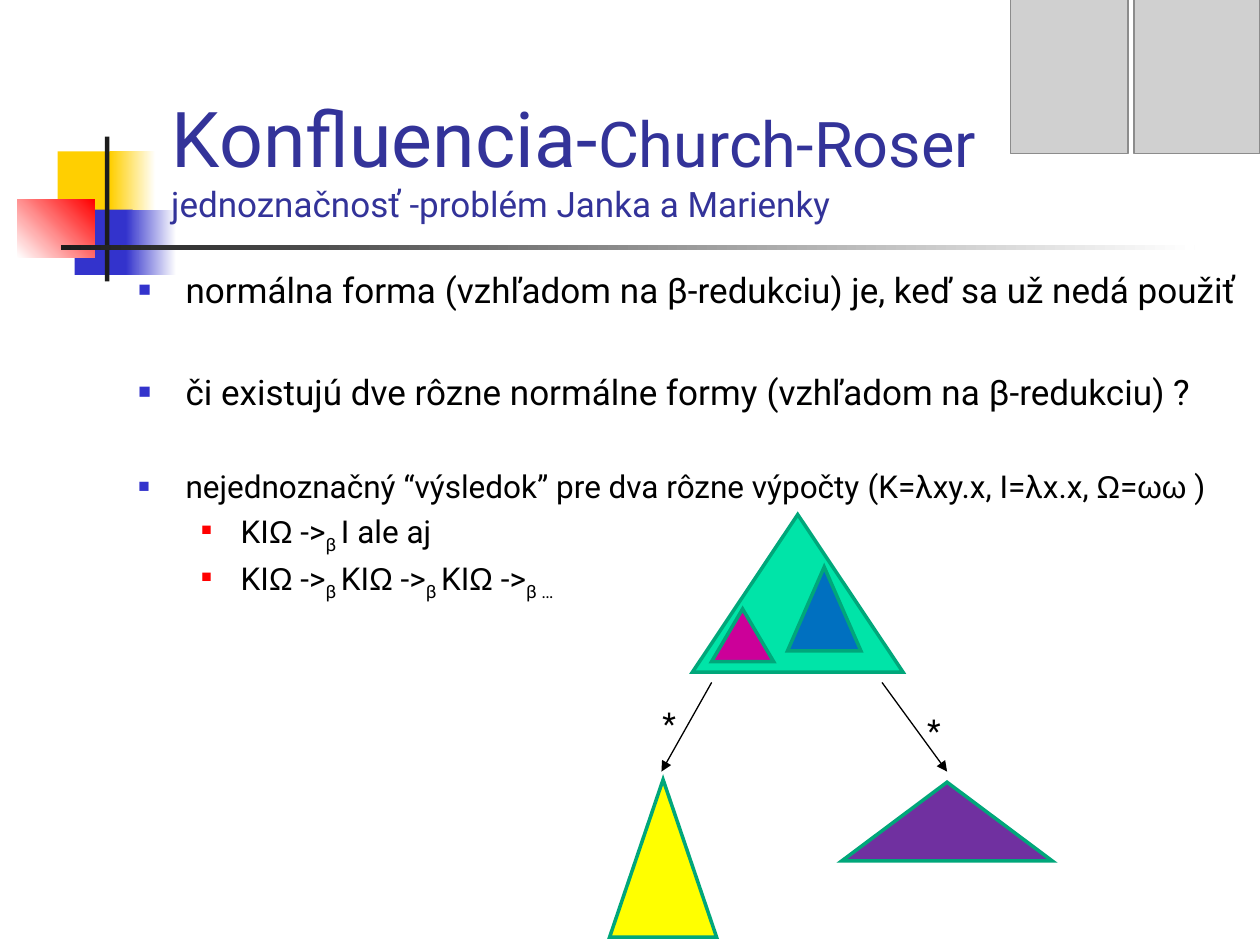
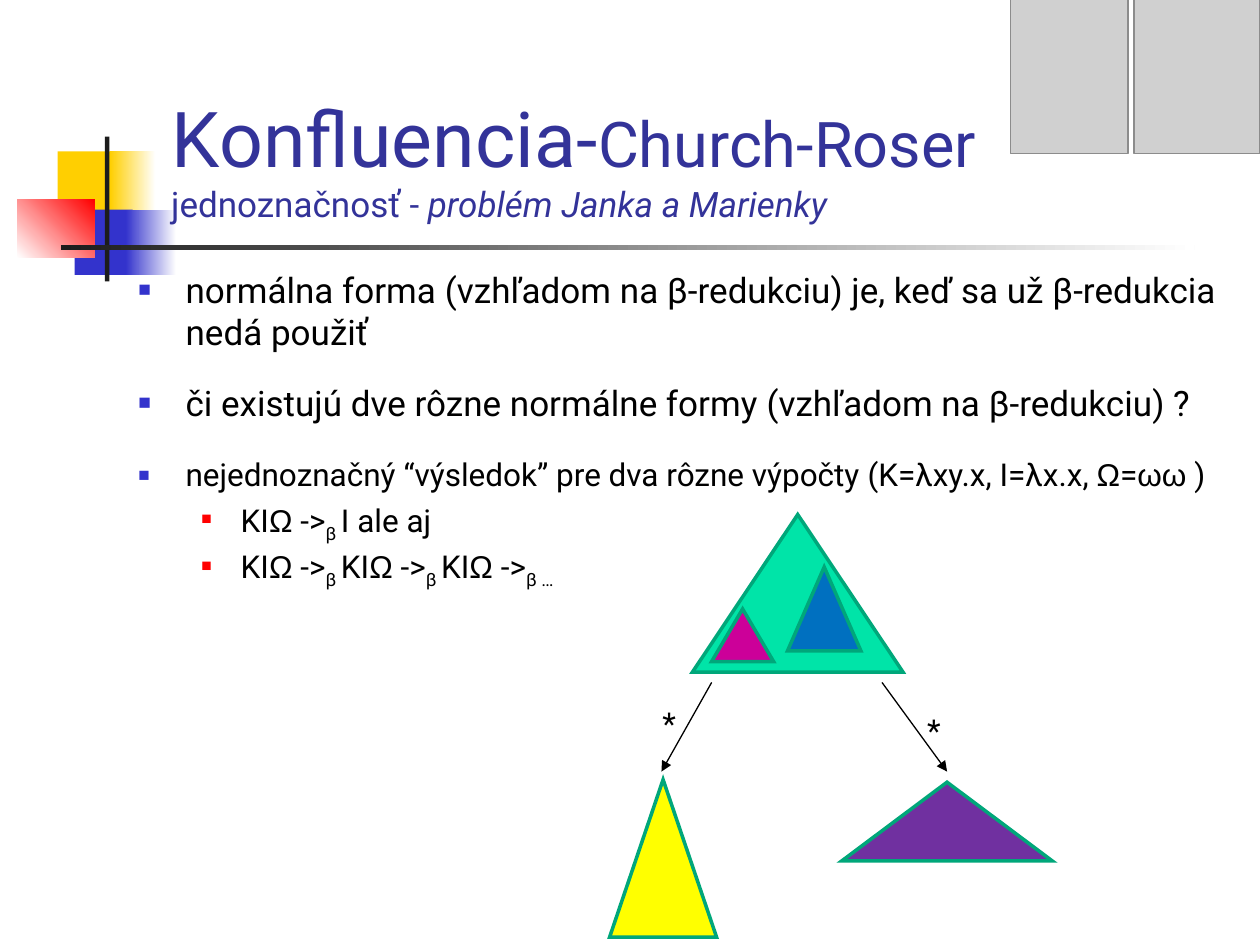
Before and after one commit to Funkcionalne/Prednasky, a slide deck: slide 4 of 06/06_fpro.ppt. Drawn at 1260x945 pixels with LibreOffice and Linux fonts; fonts in the diff are those of the drawing; grey boxes stand for pictures. Boxes give left, top, right and bottom in pixels: in the first picture for what was removed or moved away, otherwise in the second. Text is boxed around its words. In the diff, an @@ line names an element or a change of style, - is before the commit and + after.

```diff
--- a/06/06_fpro.ppt
+++ b/06/06_fpro.ppt
@@ title at <box>171,108,976,225</box>: spaces changed @@
-Konfluencia-Church-Roser
-jednoznačnosť -problém Janka a Marienky
+Konfluencia-Church-Roser
+jednoznačnosť - problém Janka a Marienky
@@ text at <box>186,275,1215,352</box>: text changed @@
-■ normálna forma (vzhľadom na β-redukciu) je, keď sa už nedá použiť
+■ normálna forma (vzhľadom na β-redukciu) je, keď sa už β-redukcia nedá použiť
```
Also in this commit, not shown: 8 other slides changed, 3 slides added, 1 other file.
